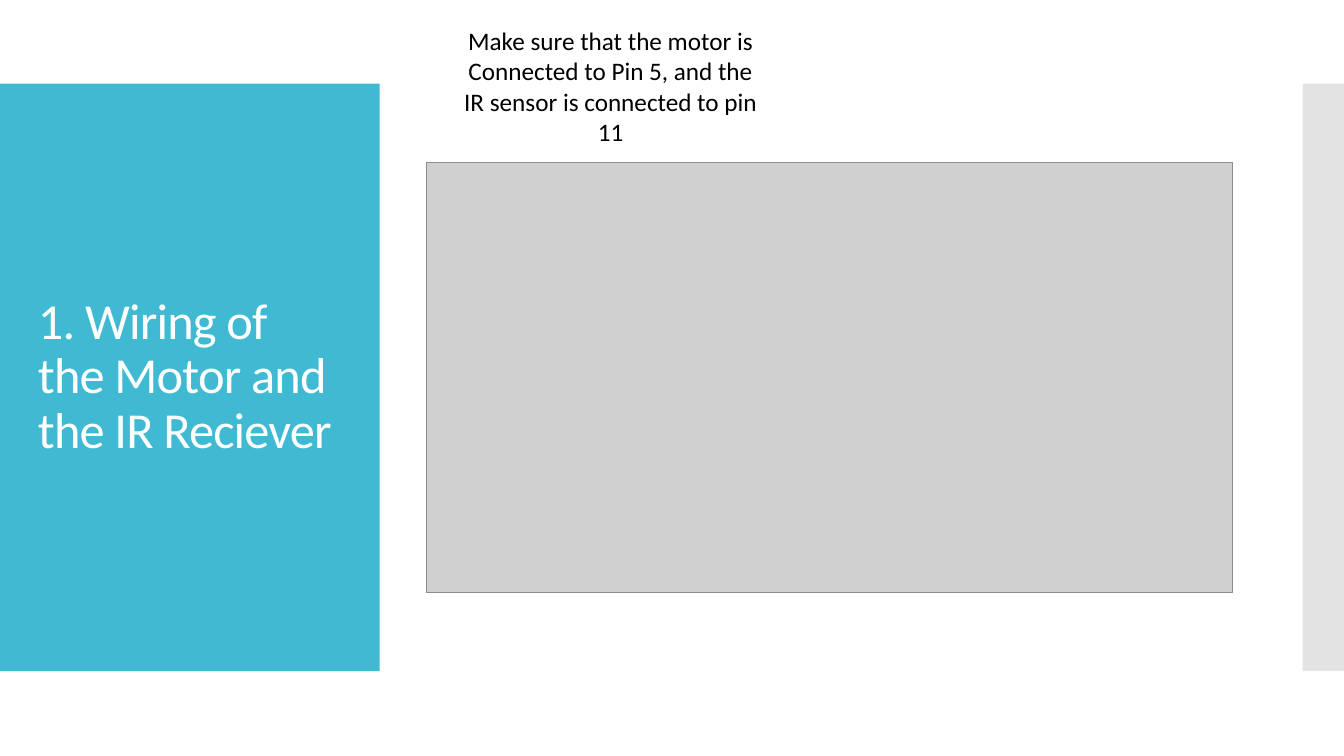
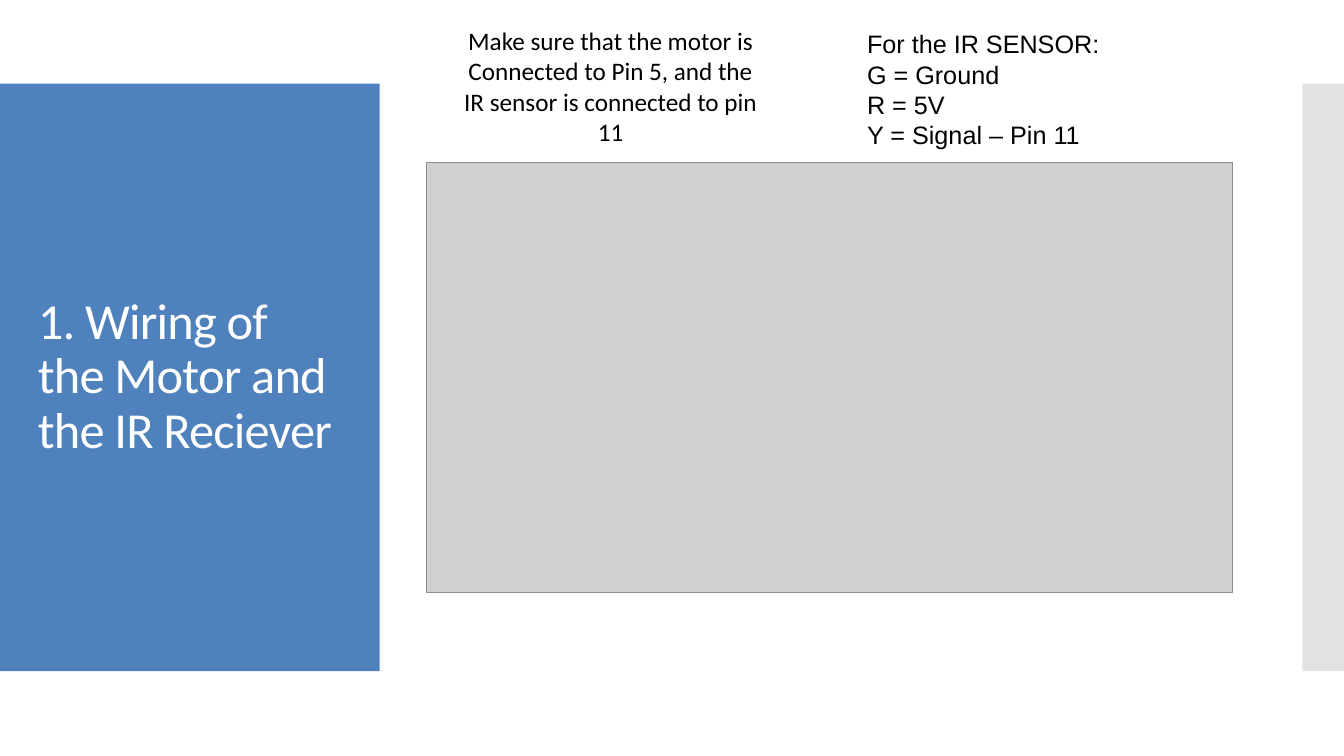
Before and after one commit to adiravishankara/arduino_tutorials, a slide deck: slide 3 of presentations/tutorial4.pptx. Drawn at 1344x756 pixels with LibreOffice and Linux fonts; fonts in the diff are those of the drawing; grey boxes stand for pictures. Boxes give left, top, right and bottom in pixels: in the first picture for what was removed or moved away, otherwise in the second. Text is boxed around its words. In the diff, an @@ line names an element or a change of style, - is before the commit and + after.

Commit message:
Corrected the wiring diagram

```diff
--- a/presentations/tutorial4.pptx
+++ b/presentations/tutorial4.pptx
@@ text added at box(867, 34, 1099, 150), 18 pt, text #000000 @@
+For the IR SENSOR:
+G = Ground
+R = 5V
+Y = Signal – Pin 11
@@ rectangle at box(0, 84, 380, 671): fill #40BAD2 to #4F81BD @@
```
Also in this commit, not shown: 4 other slides changed.
